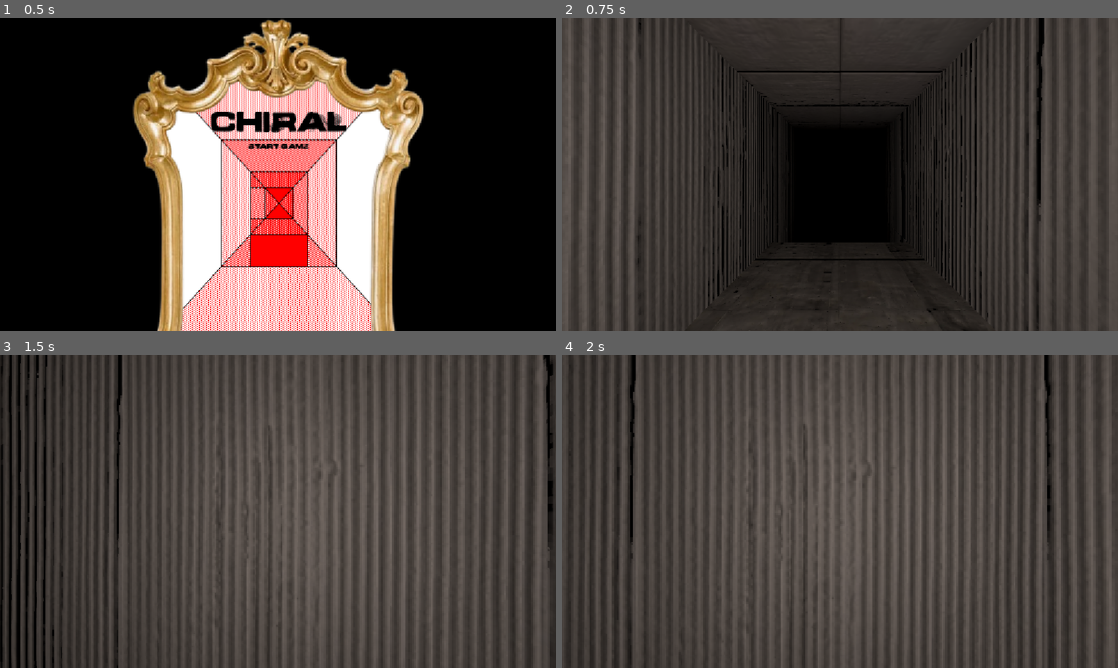
Above: before the commit, frames 1-4 (two rows, left to right).
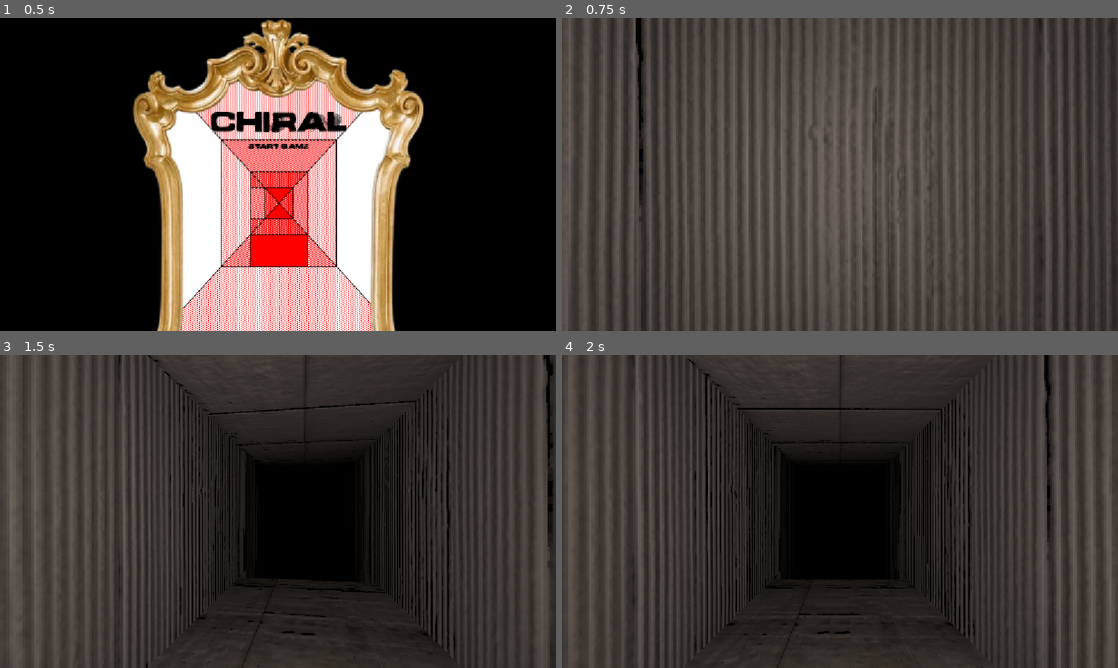
Above: after the commit, the same moments.

Repository: coopermeade-hash/Wall-Crawler
Game: Godot game, scene res://Scenes/Control/start_menu.tscn
Same seed, same stepped clock (60 frames per second), same inputs: the game is played once before the commit and once after it. Sound files missing from this copy of the repository are replaced by a short silence.
Inputs:
- Up to frame 1 (0.5 s): no input
- Up to frame 2 (0.75 s): click "START GAME" at 0.5 s
- Up to frame 3 (1.5 s): tap Enter at 1.25 s; hold Right (turn_right) from 1.28 s (still down); hold Space (attack) from 1.28 s (still down)
- Up to frame 4 (2 s): keep holding Right (turn_right); keep holding Space (attack)

Frame 1 is identical in both runs. In frame 2, 48% of the frame differs, in the area x 13-100%, y 0-100%; in frame 3, 53%, in the area x 0-98%, y 0-100%; in frame 4, 46%.

Commit message:
Random

Diff:
--- a/wall-crawler/Scenes/Map/grid_map.gd
+++ b/wall-crawler/Scenes/Map/grid_map.gd
@@ -23,7 +23,7 @@
 
 
 func _ready() -> void:
-	var world_gen = WorldGen.new(world_size.x, world_size.y, world_size.z, 0, merge_chance)
+	var world_gen = WorldGen.new(world_size.x, world_size.y, world_size.z, randi(), merge_chance)
 	var cells = world_gen.create_maze(1024, 32)
 
 	#Get exits for each direction
Not shown, changed: wall-crawler/Resources/Sounds/Music/GameJam1.mp3.import
